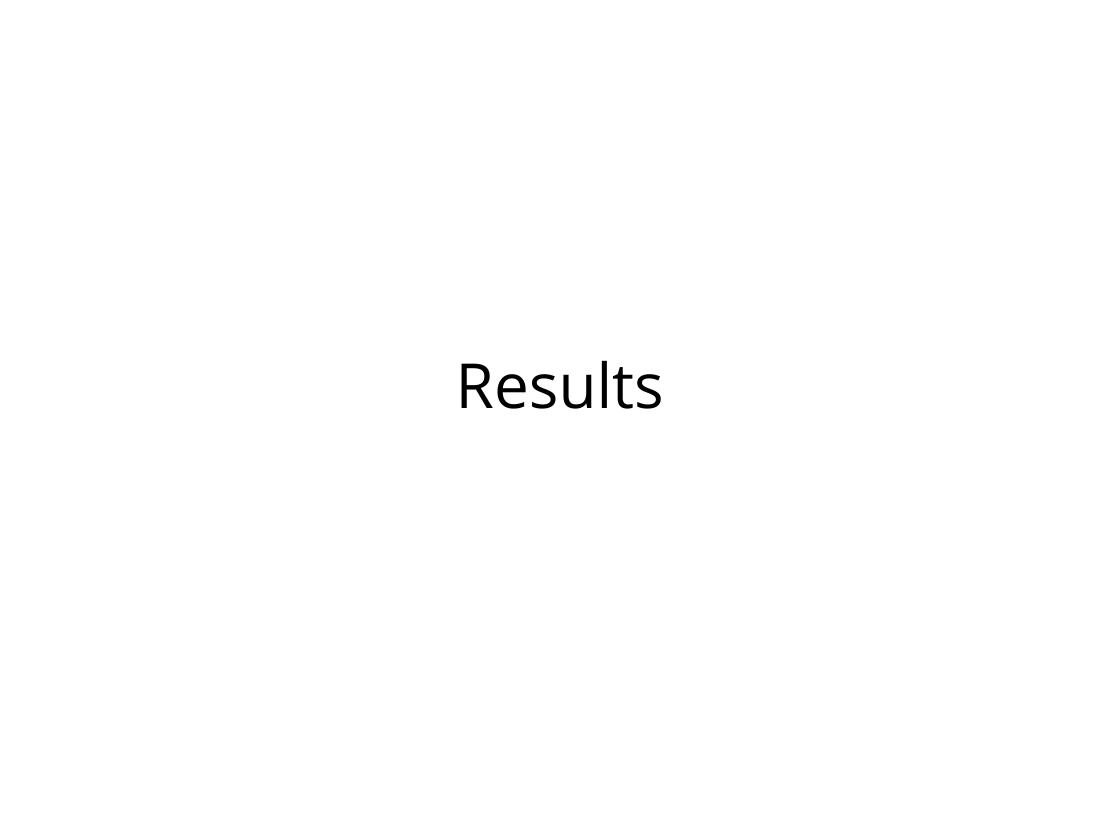
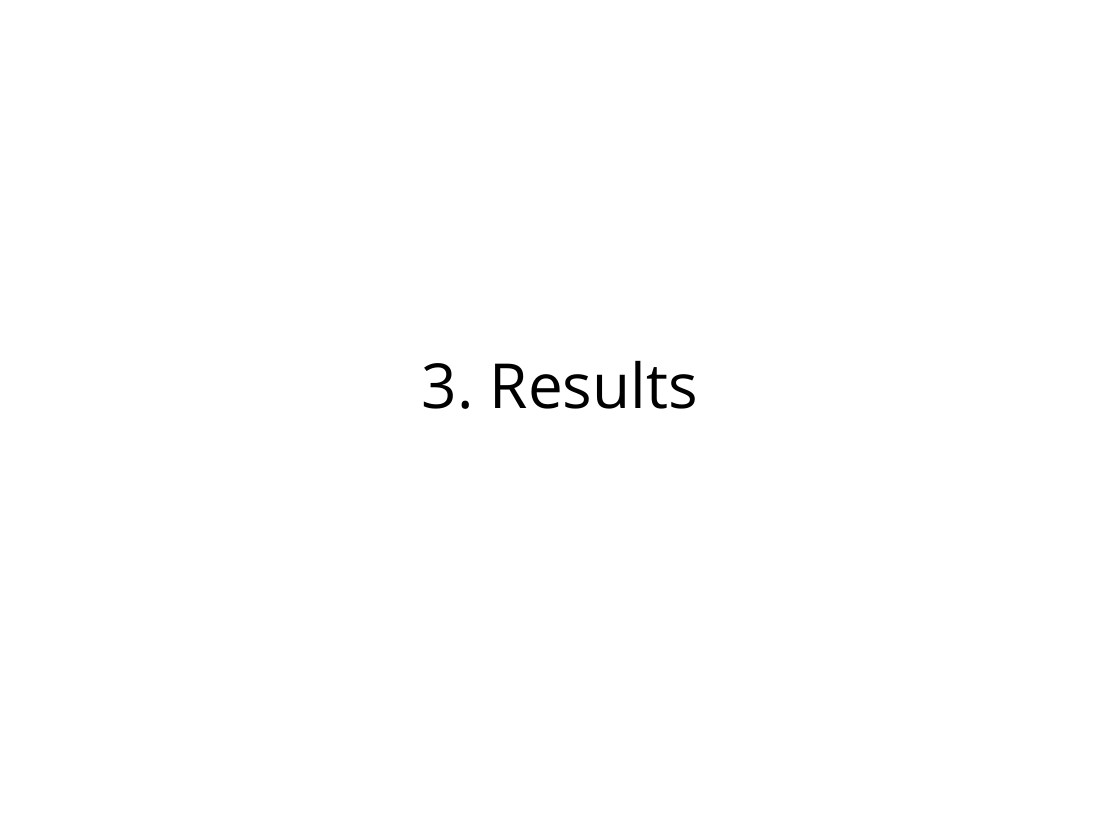
Before and after one commit to jlehtoma/validityms, a slide deck: slide 19 of reports/validity_ms_outline.ppt (slide 4 before the commit). Drawn at 1120x840 pixels with LibreOffice and Linux fonts; fonts in the diff are those of the drawing. Boxes give left, top, right and bottom in pixels: in the first picture for what was removed or moved away, otherwise in the second. Text is boxed around its words. In the diff, an @@ line names an element or a change of style, - is before the commit and + after.

```diff
--- a/reports/validity_ms_outline.ppt
+++ b/reports/validity_ms_outline.ppt
@@ text at bbox=[422, 360, 698, 409]: text changed @@
-Results
+3. Results
```
Also in this commit, not shown: 3 other slides changed, 33 slides added, 6 slides removed.
